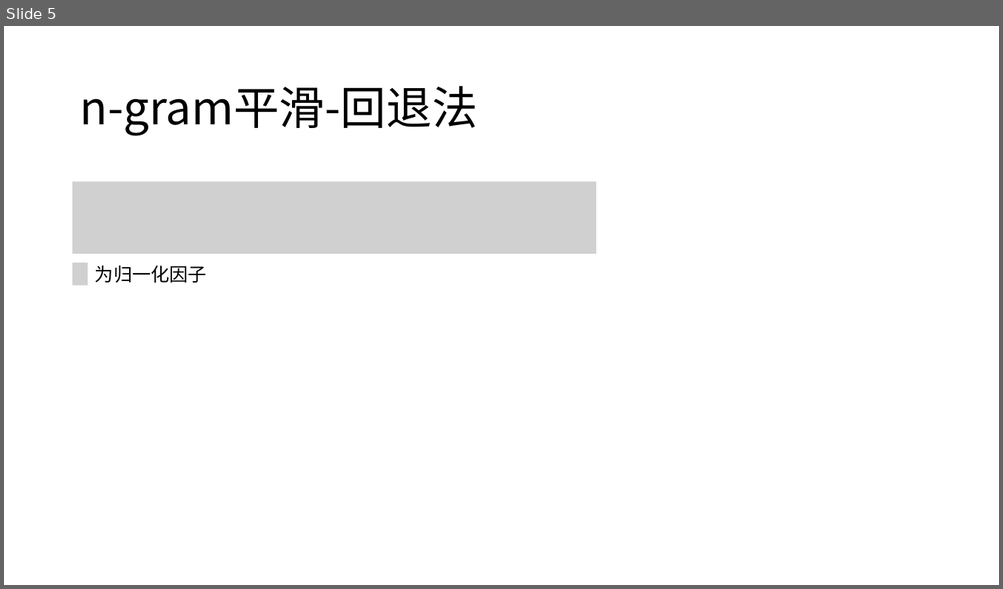
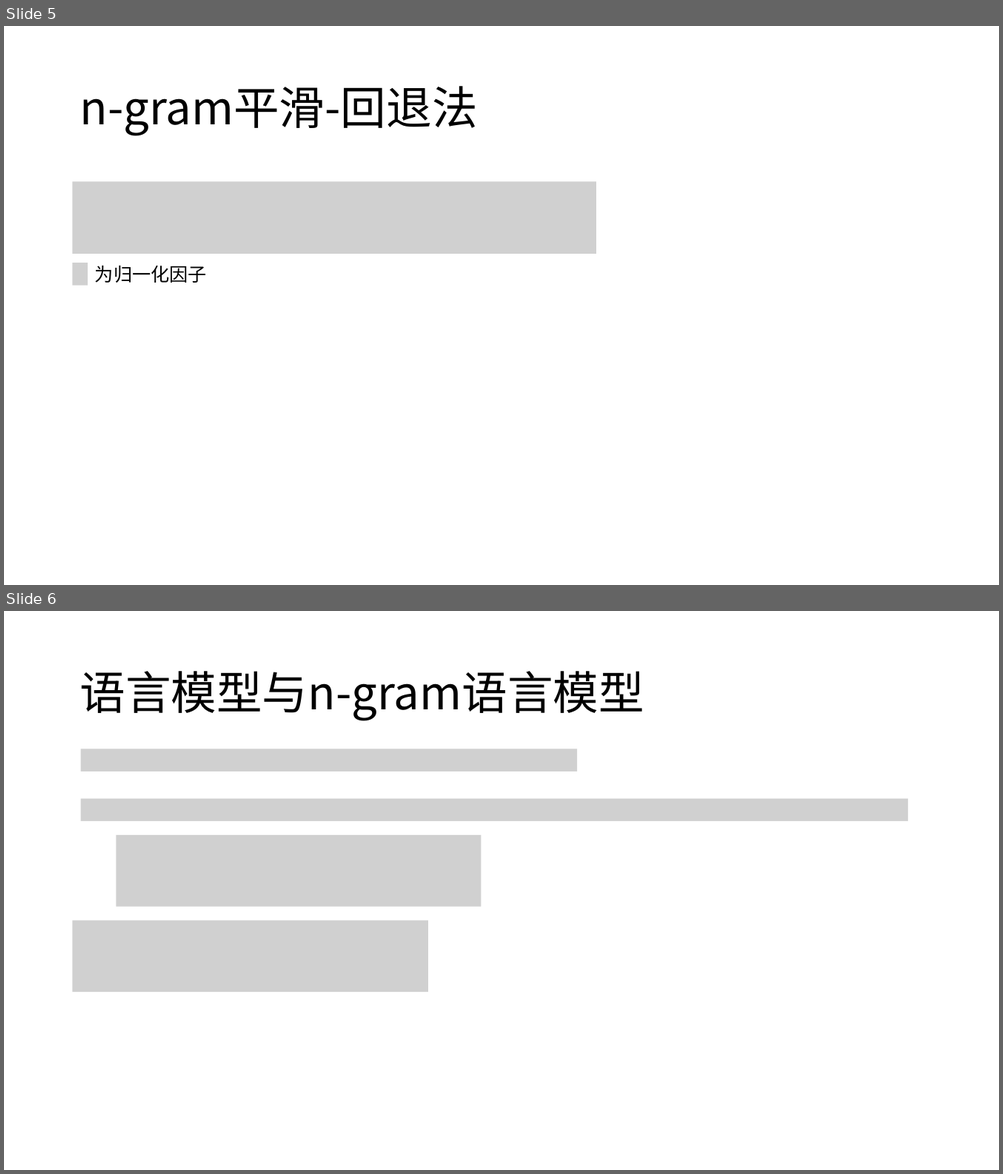
Before and after one commit to panda2019-ai/natural_language_processing, a slide deck: doc/语言模型.pptx. Shown one above the other, each under a label of ours: slide 5 before the commit, slides 5 and 6 after it. The pictures are 1003x589 and 1003x1174 pixels, drawn with LibreOffice and Linux fonts; fonts in the diff are those of the drawing; grey boxes stand for pictures. Boxes give left, top, right and bottom in pixels: in the first picture for what was removed or moved away, otherwise in the second. Text is boxed around its words. In the diff, an @@ line names an element or a change of style, - is before the commit and + after.

Commit message:
udpate n-gram

```diff
--- a/doc/语言模型.pptx
+++ b/doc/语言模型.pptx
@@ slide 6 added at [4, 611, 999, 1170], background #FFFFFF @@
@@ title added at [79, 671, 643, 721], 44 pt, text #000000 @@
+语言模型与n-gram语言模型
@@ picture added at [81, 749, 577, 772] @@
@@ picture added at [81, 799, 908, 821] @@
@@ picture added at [116, 835, 481, 907] @@
@@ picture added at [73, 920, 429, 992] @@
```
